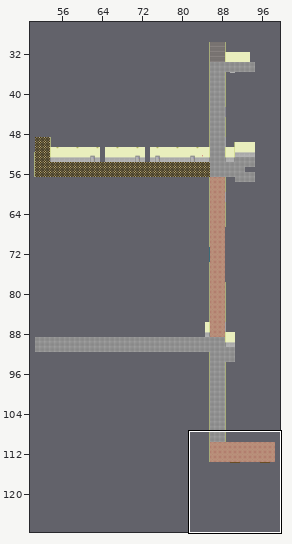
Tiled map, stored at res/maps/niv_1.tmx. Above, an overview of the earlier version with the close-up marked.
Close-up. Old version:
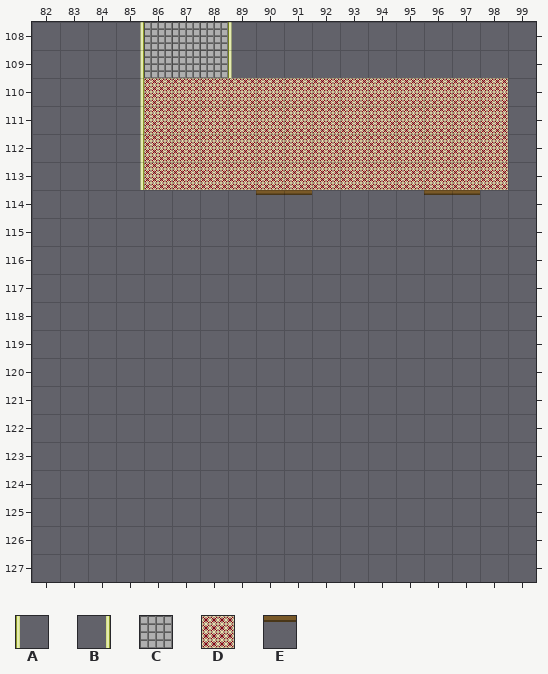
Cells are 32x32 px. Shown: x 82..99, y 108..127. The commit also changed other parts of the map, which this record leaves out. Tiles whose own drawing changed are shown in their newer look in all pictures.
Key: from "jeu de tuiles": A 5, B 5 flipped left-right, C 22, D 28, E 167.
_ is an empty cell.
Layer "Calque de Tuiles 1" before, first column x 82:
108 ___BCCCA__________
109 ___BCCCA__________
110 ___BDDDDDDDDDDDDD_
111 ___BDDDDDDDDDDDDD_
112 ___BDDDDDDDDDDDDD_
113 ___BDDDDDDDDDDDDD_
114 ________EE____EE__
115 __________________
116 __________________
117 __________________
118 __________________
119 __________________
120 __________________
121 __________________
122 __________________
123 __________________
124 __________________
125 __________________
126 __________________
127 __________________
And afterwards:
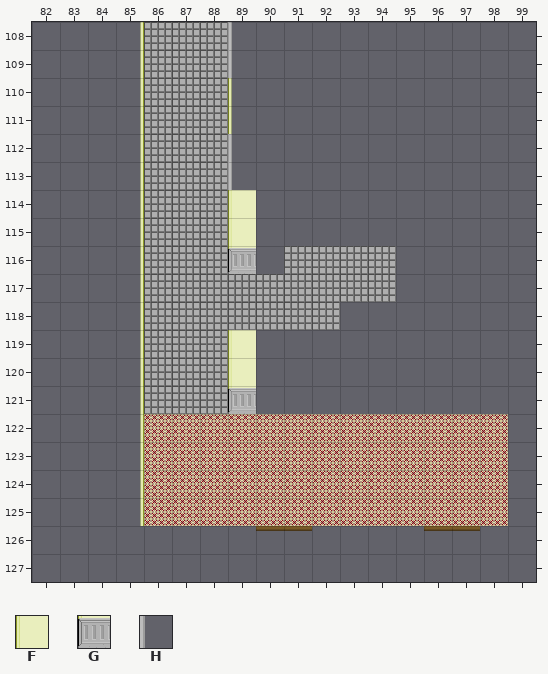
Further tiles: from "jeu de tuiles": F 25, G 42, H 126.
Change:
Changed rows in their new state; . is an unchanged cell.
Layer "Calque de Tuiles 1":
first column x 85:
108 ....H.........
109 ....H.........
110 .CCCA_________
111 .CCCA_________
112 .CCCH_________
113 .CCCH_________
114 BCCCF__....__.
115 BCCCF.........
116 BCCCG.CCCC....
117 BCCCCCCCCC....
118 BCCCCCCC......
119 BCCCF.........
120 BCCCF.........
121 BCCCG.........
122 BDDDDDDDDDDDDD
123 BDDDDDDDDDDDDD
124 BDDDDDDDDDDDDD
125 BDDDDDDDDDDDDD
126 .....EE....EE.
Where, in picture pixels (left, top, right, bottom), the same in both close-ups:
changed: (140, 22, 508, 531)
